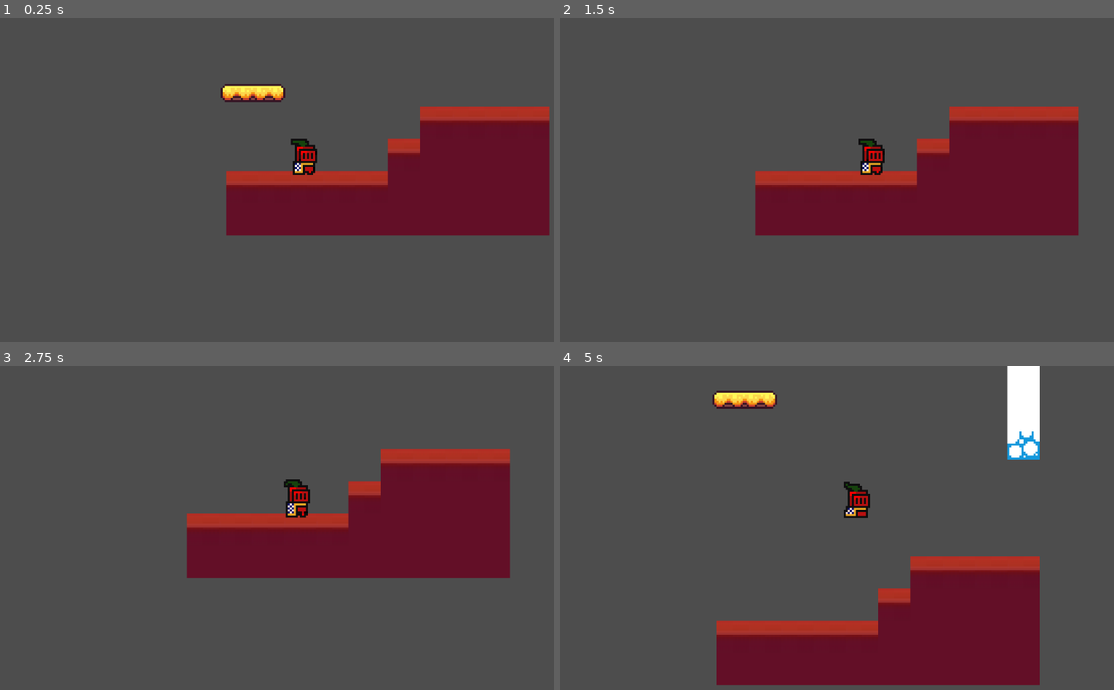
Above: before the commit, frames 1-4 (two rows, left to right).
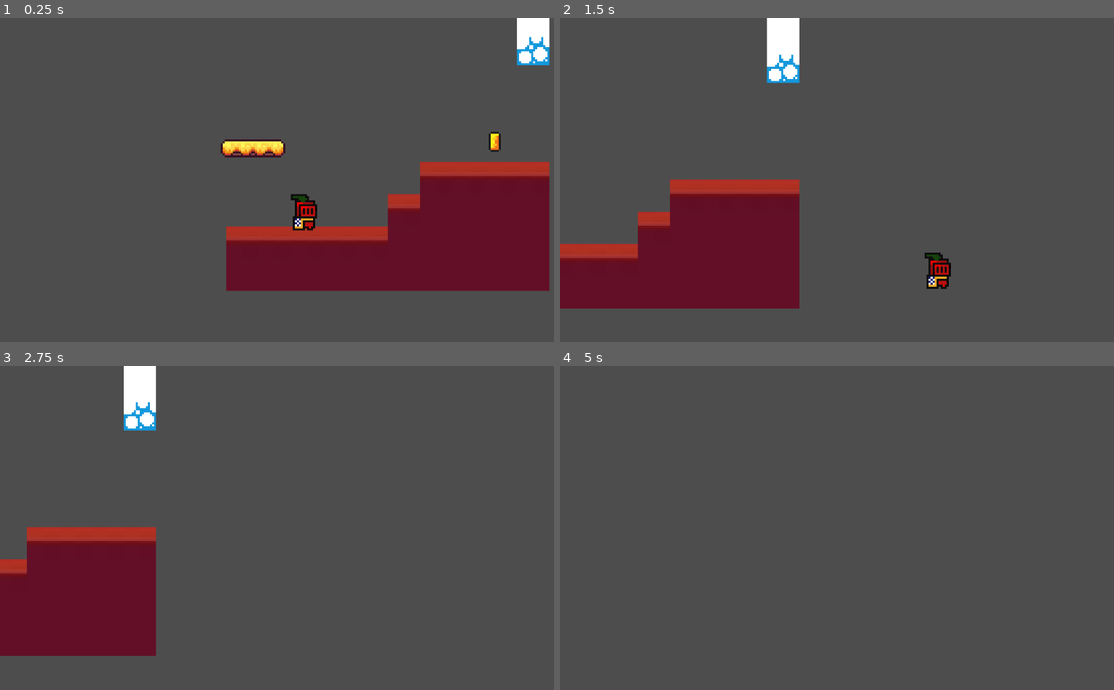
Above: after the commit, the same moments.

Repository: JaytirthJOSHI/fire-and-fire
Game: Godot game, scene res://scenes/game.tscn
The game is run twice, just before and just after one commit, with the same random seed, the same clock (stepped at 60 frames per second) and the same inputs.
Inputs:
- Up to frame 1 (0.25 s): no input
- Up to frame 2 (1.5 s): tap Enter (ui_accept) at 0.5, 0.77 s; hold Right (ui_right) from 0.53 s (still down); tap Alt at 0.6 s; tap Shift at 1.35 s
- Up to frame 3 (2.75 s): tap Enter (ui_accept) at 1.52 s; release Right (ui_right) at 2.03 s; hold Left (ui_left) from 2.03 s (still down); tap Alt at 2.1 s
- Up to frame 4 (5 s): release Left (ui_left) at 2.78 s; hold Right (ui_right) 2.78-4.28 s; tap Shift at 2.85, 4.35 s; tap Enter (ui_accept) at 3.02, 3.77, 4.52 s; tap Alt at 3.6 s; hold Left (ui_left) from 4.28 s (still down)

The runs differ from the first frame. In frame 1, 25% of the frame differs, in the area x 39-100%, y 0-85%; in frame 2, 30%, in the area x 0-94%, y 0-90%; in frame 3, 29%; in frame 4, 20%.

Commit message:
its super cool now!

Diff:
--- /dev/null
+++ b/Test.tscn
@@ -0,0 +1,10 @@
+[gd_scene load_steps=2 format=3 uid="uid://dnnka5th1gldj"]
+
+[ext_resource type="Texture2D" uid="uid://ocqr4kaowgws" path="res://icon.svg" id="1_mtyf4"]
+
+[node name="Node2D" type="Node2D"]
+
+[node name="Sprite2D" type="Sprite2D" parent="."]
+texture = ExtResource("1_mtyf4")
+
+[node name="Node2D" type="Node2D" parent="."]
--- /dev/null
+++ b/scenes/coin.tscn
@@ -0,0 +1,113 @@
+[gd_scene load_steps=17 format=3 uid="uid://boj47udqwgsvx"]
+
+[ext_resource type="Script" uid="uid://dwpkkqh5cwfyw" path="res://scrypts/coin.gd" id="1_i64fm"]
+[ext_resource type="Texture2D" uid="uid://vbdqdtv7vs5l" path="res://assets/sprites/coin.png" id="1_rwqht"]
+
+[sub_resource type="AtlasTexture" id="AtlasTexture_i64fm"]
+atlas = ExtResource("1_rwqht")
+region = Rect2(0, 0, 16, 16)
+
+[sub_resource type="AtlasTexture" id="AtlasTexture_11l1o"]
+atlas = ExtResource("1_rwqht")
+region = Rect2(16, 0, 16, 16)
+
+[sub_resource type="AtlasTexture" id="AtlasTexture_d14el"]
+atlas = ExtResource("1_rwqht")
+region = Rect2(32, 0, 16, 16)
+
+[sub_resource type="AtlasTexture" id="AtlasTexture_1ikuy"]
+atlas = ExtResource("1_rwqht")
+region = Rect2(48, 0, 16, 16)
+
+[sub_resource type="AtlasTexture" id="AtlasTexture_wnlwo"]
+atlas = ExtResource("1_rwqht")
+region = Rect2(64, 0, 16, 16)
+
+[sub_resource type="AtlasTexture" id="AtlasTexture_jig8b"]
+atlas = ExtResource("1_rwqht")
+region = Rect2(80, 0, 16, 16)
+
+[sub_resource type="AtlasTexture" id="AtlasTexture_xmuha"]
+atlas = ExtResource("1_rwqht")
+region = Rect2(96, 0, 16, 16)
+
+[sub_resource type="AtlasTexture" id="AtlasTexture_kfxoj"]
+atlas = ExtResource("1_rwqht")
+region = Rect2(112, 0, 16, 16)
+
+[sub_resource type="AtlasTexture" id="AtlasTexture_jsmju"]
+atlas = ExtResource("1_rwqht")
+region = Rect2(128, 0, 16, 16)
+
+[sub_resource type="AtlasTexture" id="AtlasTexture_s0mny"]
+atlas = ExtResource("1_rwqht")
+region = Rect2(144, 0, 16, 16)
+
+[sub_resource type="AtlasTexture" id="AtlasTexture_7cc30"]
+atlas = ExtResource("1_rwqht")
+region = Rect2(160, 0, 16, 16)
+
+[sub_resource type="AtlasTexture" id="AtlasTexture_rojmm"]
+atlas = ExtResource("1_rwqht")
+region = Rect2(176, 0, 16, 16)
+
+[sub_resource type="SpriteFrames" id="SpriteFrames_ls27i"]
+animations = [{
+"frames": [{
+"duration": 1.0,
+"texture": SubResource("AtlasTexture_i64fm")
+}, {
+"duration": 1.0,
+"texture": SubResource("AtlasTexture_11l1o")
+}, {
+"duration": 1.0,
+"texture": SubResource("AtlasTexture_d14el")
+}, {
+"duration": 1.0,
+"texture": SubResource("AtlasTexture_1ikuy")
+}, {
+"duration": 1.0,
+"texture": SubResource("AtlasTexture_wnlwo")
+}, {
+"duration": 1.0,
+"texture": SubResource("AtlasTexture_jig8b")
+}, {
+"duration": 1.0,
+"texture": SubResource("AtlasTexture_xmuha")
+}, {
+"duration": 1.0,
+"texture": SubResource("AtlasTexture_kfxoj")
+}, {
+"duration": 1.0,
+"texture": SubResource("AtlasTexture_jsmju")
+}, {
+"duration": 1.0,
+"texture": SubResource("AtlasTexture_s0mny")
+}, {
+"duration": 1.0,
+"texture": SubResource("AtlasTexture_7cc30")
+}, {
+"duration": 1.0,
+"texture": SubResource("AtlasTexture_rojmm")
+}],
+"loop": true,
+"name": &"default",
+"speed": 10.0
+}]
+
+[sub_resource type="CircleShape2D" id="CircleShape2D_ssuvv"]
+radius = 5.0
+
+[node name="Coin" type="Area2D"]
+collision_mask = 2
+script = ExtResource("1_i64fm")
+
+[node name="AnimatedSprite2D" type="AnimatedSprite2D" parent="."]
+sprite_frames = SubResource("SpriteFrames_ls27i")
+autoplay = "default"
+
+[node name="CollisionShape2D" type="CollisionShape2D" parent="."]
+shape = SubResource("CircleShape2D_ssuvv")
+one_way_collision_margin = 128.0
+
+[connection signal="body_entered" from="." to="." method="_on_body_entered"]
--- a/scenes/game.tscn
+++ b/scenes/game.tscn
@@ -1,9 +1,11 @@
-[gd_scene load_steps=11 format=3 uid="uid://b1p8qwt36pyen"]
+[gd_scene load_steps=14 format=3 uid="uid://b1p8qwt36pyen"]
 
 [ext_resource type="PackedScene" uid="uid://c2y3k4eqin07l" path="res://scenes/player.tscn" id="1_uwrxv"]
 [ext_resource type="Texture2D" uid="uid://f7dw1mold43p" path="res://assets/sprites/world_tileset.png" id="2_lnu2h"]
 [ext_resource type="Texture2D" uid="uid://bob7heyq584pb" path="res://assets/sprites/b41daf66e69fd901c6b3f31264c7a47b.jpg" id="3_lbhrr"]
 [ext_resource type="PackedScene" uid="uid://dev3qdxrpvwi5" path="res://scenes/platform.tscn" id="4_lbhrr"]
+[ext_resource type="PackedScene" uid="uid://boj47udqwgsvx" path="res://scenes/coin.tscn" id="5_iywne"]
+[ext_resource type="PackedScene" uid="uid://d4iqbes1uot1n" path="res://scenes/killzone.tscn" id="6_p57ef"]
 
 [sub_resource type="TileSetAtlasSource" id="TileSetAtlasSource_iywne"]
 texture = ExtResource("2_lnu2h")
@@ -3869,6 +3871,21 @@
 sources/2 = SubResource("TileSetAtlasSource_iywne")
 sources/3 = SubResource("TileSetAtlasSource_p57ef")
 
+[sub_resource type="Animation" id="Animation_p57ef"]
+length = 0.001
+tracks/0/type = "value"
+tracks/0/imported = false
+tracks/0/enabled = true
+tracks/0/path = NodePath("Platform:position")
+tracks/0/interp = 1
+tracks/0/loop_wrap = true
+tracks/0/keys = {
+"times": PackedFloat32Array(0),
+"transitions": PackedFloat32Array(1),
+"update": 0,
+"values": [Vector2(-20, -36)]
+}
+
 [sub_resource type="Animation" id="Animation_iywne"]
 resource_name = "move"
 length = 3.0
@@ -3886,28 +3903,16 @@
 "values": [Vector2(-19, -20), Vector2(-16, -272)]
 }
 
-[sub_resource type="Animation" id="Animation_p57ef"]
-length = 0.001
-tracks/0/type = "value"
-tracks/0/imported = false
-tracks/0/enabled = true
-tracks/0/path = NodePath("Platform:position")
-tracks/0/interp = 1
-tracks/0/loop_wrap = true
-tracks/0/keys = {
-"times": PackedFloat32Array(0),
-"transitions": PackedFloat32Array(1),
-"update": 0,
-"values": [Vector2(-20, -36)]
-}
-
 [sub_resource type="AnimationLibrary" id="AnimationLibrary_u5sy4"]
 _data = {
 &"RESET": SubResource("Animation_p57ef"),
 &"move": SubResource("Animation_iywne")
 }
 
+[sub_resource type="WorldBoundaryShape2D" id="WorldBoundaryShape2D_u5sy4"]
+
 [node name="Game" type="Node2D"]
+position = Vector2(-1, 0)
 
 [node name="TileMap" type="TileMap" parent="."]
 tile_set = SubResource("TileSet_uwrxv")
@@ -3920,6 +3925,8 @@
 [node name="Camera2D" type="Camera2D" parent="Player"]
 position = Vector2(0, 8)
 zoom = Vector2(4, 4)
+limit_bottom = 50
+limit_smoothed = true
 position_smoothing_enabled = true
 
 [node name="Platform" parent="." instance=ExtResource("4_lbhrr")]
@@ -3931,3 +3938,12 @@
 &"": SubResource("AnimationLibrary_u5sy4")
 }
 autoplay = "move"
+
+[node name="Coin" parent="." instance=ExtResource("5_iywne")]
+position = Vector2(101, -42)
+
+[node name="Killzone" parent="." instance=ExtResource("6_p57ef")]
+position = Vector2(1, 55)
+
+[node name="CollisionShape2D" type="CollisionShape2D" parent="Killzone"]
+shape = SubResource("WorldBoundaryShape2D_u5sy4")
--- /dev/null
+++ b/scenes/killzone.tscn
@@ -0,0 +1,4 @@
+[gd_scene format=3 uid="uid://d4iqbes1uot1n"]
+
+[node name="Killzone" type="Area2D"]
+collision_mask = 2
--- a/scenes/player.tscn
+++ b/scenes/player.tscn
@@ -43,6 +43,7 @@
 radius = 5.0
 
 [node name="Player" type="CharacterBody2D"]
+collision_layer = 2
 script = ExtResource("1_g2els")
 
 [node name="AnimatedSprite2D" type="AnimatedSprite2D" parent="."]
--- /dev/null
+++ b/scrypts/coin.gd
@@ -0,0 +1,9 @@
+extends Area2D
+
+
+
+
+
+func _on_body_entered(body: Node2D) -> void:
+	print ("+ 1 coin")
+	queue_free()
--- /dev/null
+++ b/scrypts/killzone.gd
@@ -0,0 +1 @@
+extends Area2D
--- a/scrypts/player.gd
+++ b/scrypts/player.gd
@@ -1,7 +1,7 @@
 extends CharacterBody2D
 
 
-const SPEED = 20.0
+const SPEED = 200.0
 const JUMP_VELOCITY = -300.0
 
 
Not shown, added: addons/godot_super-wakatime/api_key_prompt.tscn
Not shown, added: addons/godot_super-wakatime/counter.tscn
Renamed: addons/images/godotwaka.png -> images/godotwaka.png
Not shown, changed: images/godotwaka.png.import
Renamed: addons/images/godotwaka2.png -> images/godotwaka2.png
Not shown, changed: images/godotwaka2.png.import
Renamed: addons/images/icon.jpg -> images/icon.jpg
Not shown, changed: images/icon.jpg.import
Not shown, added: scrypts/coin.gd.uid
Not shown, added: scrypts/killzone.gd.uid
Not shown, added: README.md
Not shown, removed: addons/godot_super-wakatime/LICENSE
